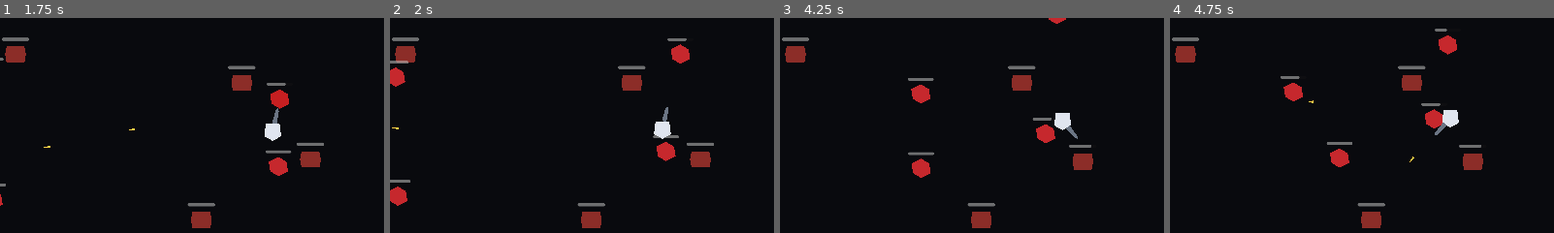
Above: before the commit, frames 1-4 (left to right).
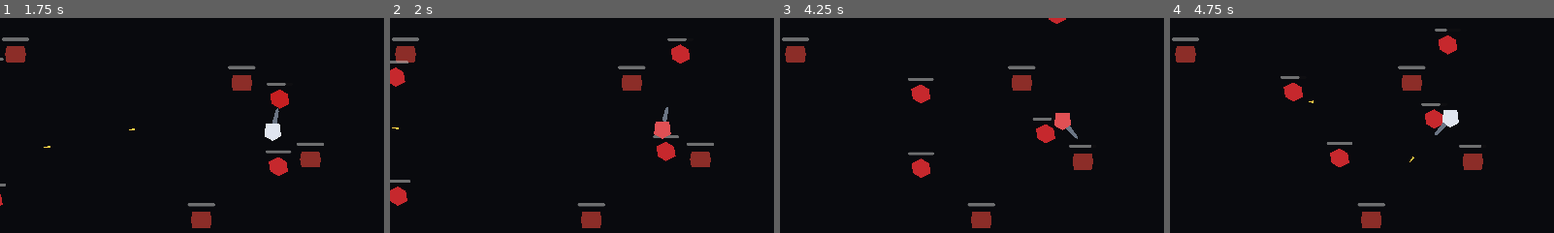
Above: after the commit, the same moments.

Repository: donly987647-max/Topdown-roguelite
Game: Godot game, scene res://scenes/main/Main.tscn
The game is run twice, just before and just after one commit, with the same random seed, the same clock (stepped at 60 frames per second) and the same inputs.
Inputs (mouse positions are % of the whole screen's width and height, from its top left):
- Up to frame 1 (1.75 s): move the mouse to (73, 44) at 0.52 s; hold D (move_right) 0.53-1.25 s; tap Space (dash) at 0.6 s; click (73, 44) at 0.67 s; drag from (30, 54) to (73, 36) at 1.27 s
- Up to frame 2 (2 s): no input
- Up to frame 3 (4.25 s): move the mouse to (61, 27) at 2.02 s; hold D (move_right) 2.03-2.75 s; tap Space (dash) at 2.1, 3.6 s; drag from (45, 70) to (77, 27) at 2.77 s; move the mouse to (81, 65) at 3.52 s; hold A (move_left) from 3.53 s (still down)
- Up to frame 4 (4.75 s): release A (move_left) at 4.25 s; drag from (20, 34) to (70, 50) at 4.27 s
The pictures show only the part of the screen within x 36-86%, y 23-73%; the shares and areas given below are measured in that part.

Frame 1 is identical in both runs. In frame 2, 0.3% of the frame differs, in the area x 68-74%, y 48-57%; in frame 3, 0.3%; in frame 4, nothing differs.

Commit message:
Add player hit feedback

Diff:
--- a/scripts/player/player.gd
+++ b/scripts/player/player.gd
@@ -36,29 +36,24 @@
 func _physics_process(delta: float) -> void:
 	_update_timers(delta)
 	_update_aim()
-
 	if _dead:
 		velocity = velocity.move_toward(Vector2.ZERO, deceleration * delta)
 		move_and_slide()
 		return
-
 	var keyboard_direction := Input.get_vector("move_left", "move_right", "move_up", "move_down")
 	var input_direction := _mobile_move if _mobile_move.length_squared() > 0.0001 else keyboard_direction
 	if input_direction.length_squared() > 1.0:
 		input_direction = input_direction.normalized()
 	if input_direction.length_squared() > 0.0:
 		_last_move_direction = input_direction.normalized()
-
 	if Input.is_action_just_pressed("dash"):
 		_try_start_dash(input_direction)
-
 	if _dash_time_left > 0.0:
 		velocity = _dash_direction * dash_speed
 	else:
 		var target_velocity := input_direction * max_speed
 		var rate := acceleration if input_direction.length_squared() > 0.0 else deceleration
 		velocity = velocity.move_toward(target_velocity, rate * delta)
-
 	move_and_slide()
 
 func _update_aim() -> void:
@@ -84,11 +79,9 @@
 func _try_start_dash(input_direction: Vector2) -> void:
 	if _dash_cooldown_left > 0.0 or _dash_time_left > 0.0:
 		return
-
 	_dash_direction = input_direction.normalized() if input_direction.length_squared() > 0.0 else _last_move_direction
 	if _dash_direction == Vector2.ZERO:
 		_dash_direction = aim_direction
-
 	_dash_time_left = dash_duration
 	_dash_cooldown_left = dash_cooldown
 	_invulnerability_left = maxf(_invulnerability_left, dash_invulnerability)
@@ -101,14 +94,18 @@
 func take_damage(amount: float, knockback: Vector2 = Vector2.ZERO) -> bool:
 	if _dead or _invulnerability_left > 0.0 or amount <= 0.0:
 		return false
-
 	health = maxf(0.0, health - amount)
 	velocity += knockback
 	_invulnerability_left = 0.35
-
+	body_visual.modulate = Color(1.0, 0.35, 0.35, 1.0)
+	get_tree().create_timer(0.09).timeout.connect(_restore_visual)
 	if health <= 0.0:
 		_die()
 	return true
+
+func _restore_visual() -> void:
+	if is_instance_valid(body_visual) and not _dead:
+		body_visual.modulate = Color.WHITE
 
 func is_invulnerable() -> bool:
 	return _invulnerability_left > 0.0
